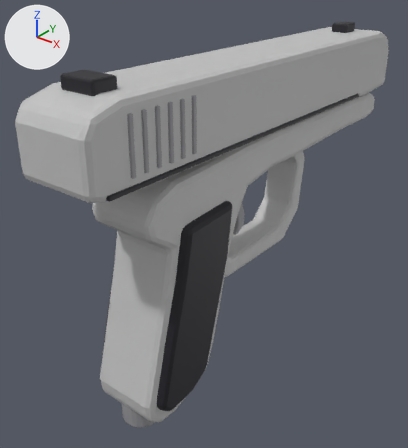
One commit to the glTF model assets/guns/arc-pistol-slide.glb: the scene before it, then after it.
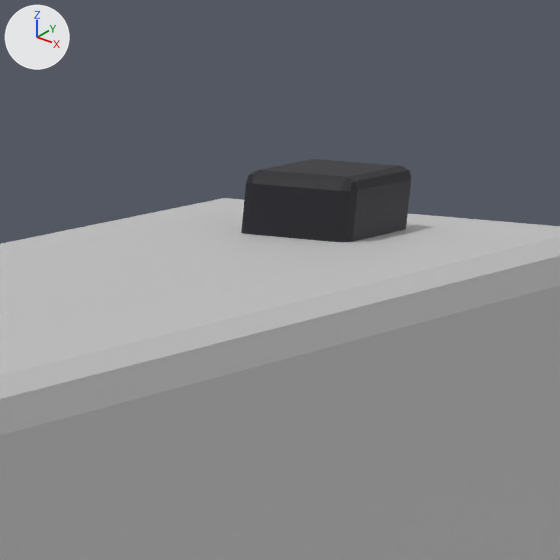
The first picture shows the older version from a 50 mm camera at (0.162, -0.174, 0.11) aimed at (-0.016, 0.048, -0.028). The close-ups show the older and then the newer version on the part from 73% to 92% of the width and 0% to 17% of the height of that picture. Only the edits that show in the close-ups are written down. Arrows for +X, +Y and +Z are at upper left; the lights stay in place. Objects named as collision shapes, trigger or cutter boxes, shadow casters or lower levels of detail are left out. Where no turn or scale is listed for an object, it has been applied to the vertices. Vertices at exactly the same position are counted once.

Objects in the first close-up: 'barrel_shell_lod0', 'front_sight_geometry_lod0'.
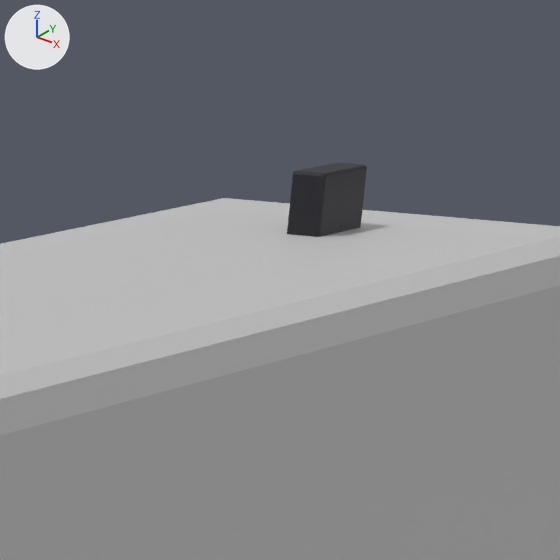
Pixel boxes (x1, y1, x2, y2) of what changed, in the close-ups (560 x 560 px):
'front_sight_geometry_lod0', reshaped (53% narrower, 11% shorter)
    before: (241, 159, 411, 242)
    after: (287, 163, 367, 237)

What changed in the scene script:
```text
Change me_front_sight_geometry_lod0:
    used by ob_front_sight_geometry_lod0; location = (0.0, 0.165, 0.067)
    remove me_front_sight_geometry_lod0.from_pydata(...)  # 56 vertices, 108 faces; spans x -0.005..0.005, y -0.006..0.006, z -0.003..0.003
    add me_front_sight_geometry_lod0.from_pydata(...)  # 56 vertices, 108 faces; spans x -0.0015..0.0015, y -0.004..0.004, z -0.003..0.003
    me_front_sight_geometry_lod0 part 1: 56 of 56 vertices moved; they spanned x -0.005..0.005, y -0.006..0.006, z -0.003..0.003 and now span x -0.0015..0.0015, y -0.004..0.004, z -0.003..0.003; mean shift (0.0, 0.0, 0.0)
```
